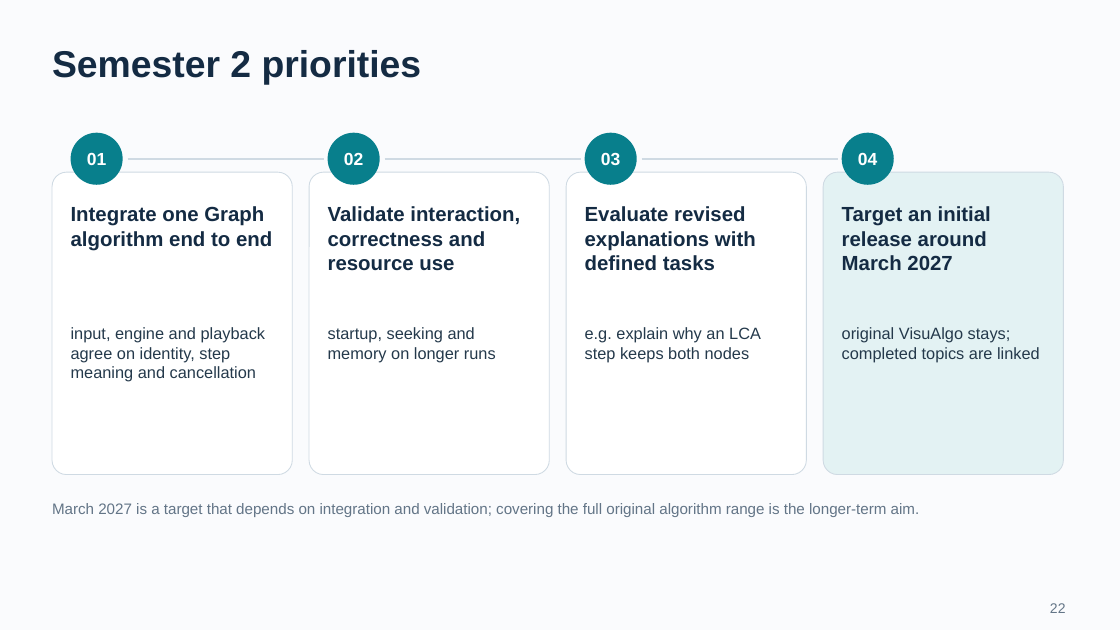
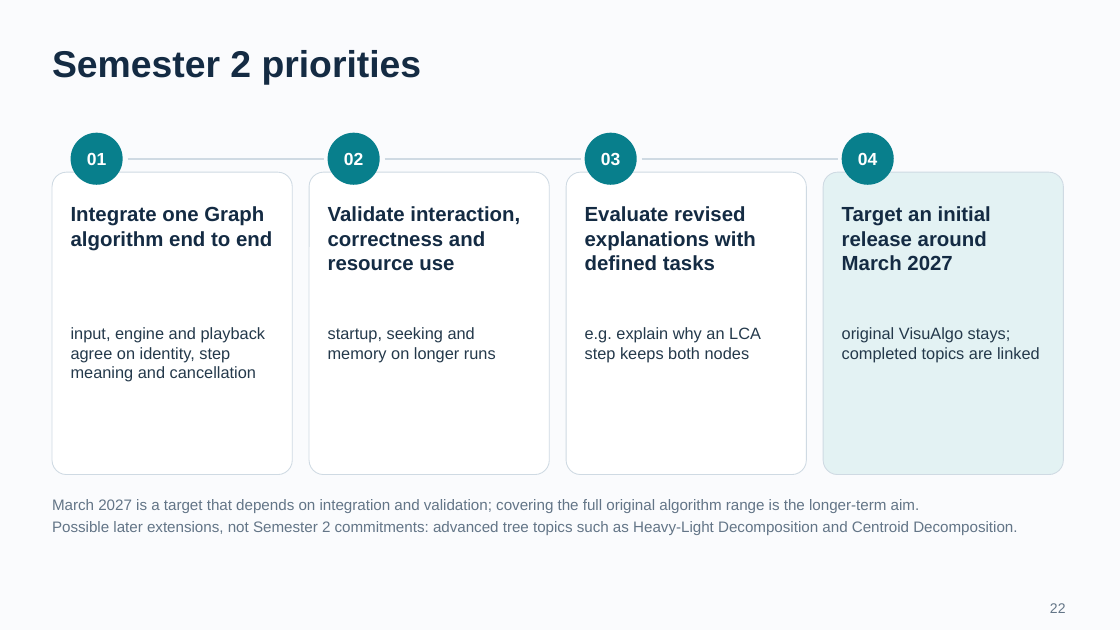
Before and after one commit to BJoozz/docsforfyp, a slide deck: slide 22 of presentation/VisuAlgo_CA_Presentation.pptx. Drawn at 1120x630 pixels with LibreOffice and Linux fonts; fonts in the diff are those of the drawing. Boxes give left, top, right and bottom in pixels: in the first picture for what was removed or moved away, otherwise in the second. Text is boxed around its words. In the diff, an @@ line names an element or a change of style, - is before the commit and + after.

```diff
--- a/presentation/VisuAlgo_CA_Presentation.pptx
+++ b/presentation/VisuAlgo_CA_Presentation.pptx
@@ text at <box>52,499,920,513</box>: more space between paragraphs @@
@@ text at <box>52,521,1017,535</box>: paragraph added @@
+Possible later extensions, not Semester 2 commitments: advanced tree topics such as Heavy-Light Decomposition and Centroid Decomposition.
```
Also in this commit, not shown: 4 other slides changed, 14 other files.
